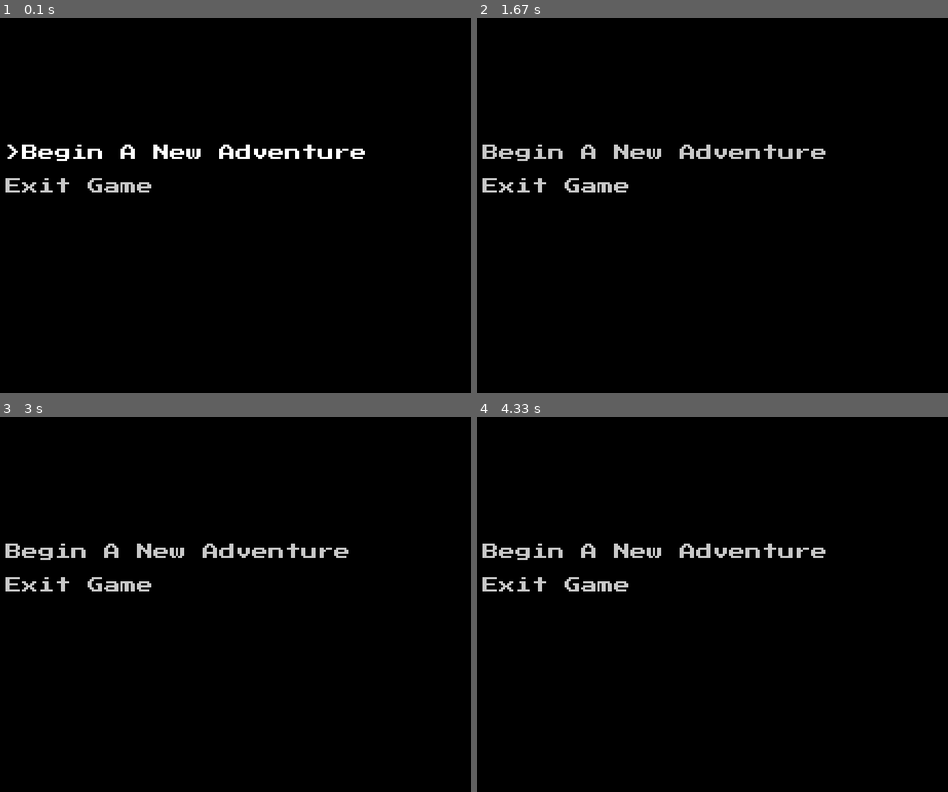
Above: before the commit, frames 1-4 (two rows, left to right).
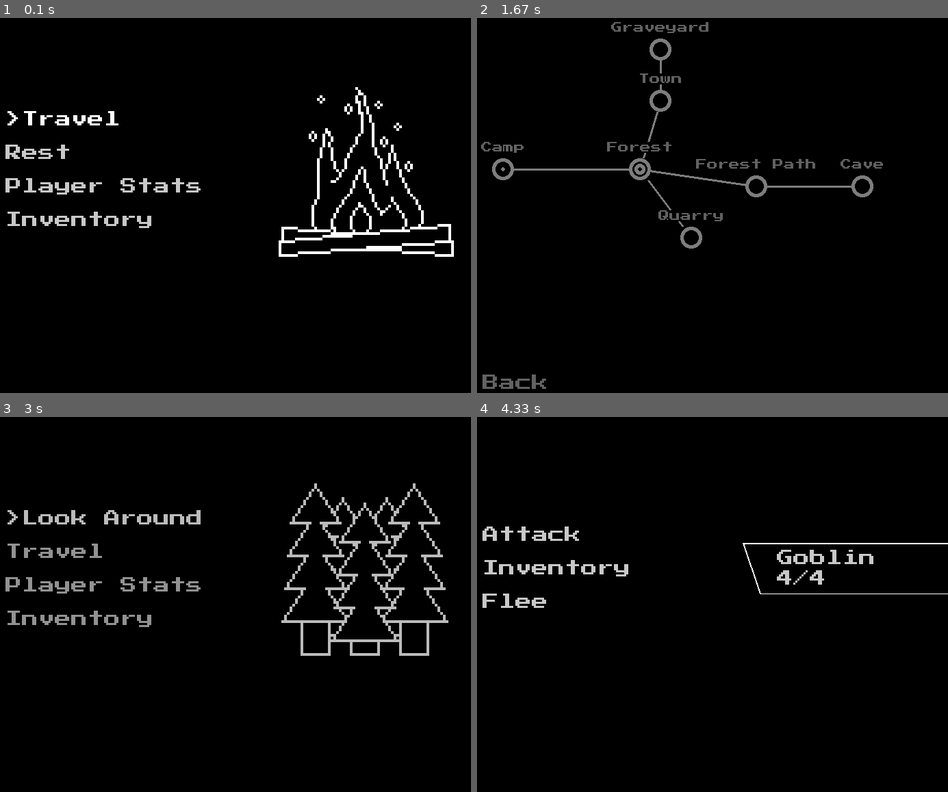
Above: after the commit, the same moments.

Repository: Cyborger/PygameTextRPG
Game: pygame game, started from launcher.py
The game is run twice, just before and just after one commit, with the same random seed, the same clock (stepped at 60 frames per second) and the same inputs.
Inputs (mouse positions are in pixels of both pictures, inside the frame that each line leads up to):
- Up to frame 1 (0.1 s): no input
- Up to frame 2 (1.67 s): press the mouse at (533, 119) at 0.37 s; move the mouse to (641, 85) at 0.47 s; release the mouse at (750, 55) at 0.6 s; type "ann" at 0.67 s; tap Enter at 1 s; click (641, 168) at 1.27 s
- Up to frame 3 (3 s): move the mouse to (56, 518) at 2.65 s; press the mouse at (56, 518) at 2.68 s; move the mouse to (103, 465) at 2.78 s; release the mouse at (outside the picture) at 2.92 s
- Up to frame 4 (4.33 s): hold Left from 4.1 s (still down); click (552, 615) at 4.18 s

The runs differ from the first frame. In frame 1, 4.6% of the frame differs, in the area x 1-97%, y 18-64%; in frame 2, 3.9%; in frame 3, 5.5%, in the area x 1-96%, y 17-64%; in frame 4, 3.1%.

Commit message:
Random number of enemies to spawn

Diff:
--- a/core/game.py
+++ b/core/game.py
@@ -23,7 +23,7 @@
         self.player.heldWeapon = self.player.inventory.getItems()[0]
 
     def start(self):
-        self.changeMenu("titleMenuState/titleMenu")
+        self.changeMenu("locationState/mainLocationMenu")
         self.loop()
 
     def loop(self):
--- a/core/location.py
+++ b/core/location.py
@@ -10,6 +10,7 @@
         self.image = "res/locationIcons/" + jsonData["Image"] + ".png"
         self.canRest = jsonData["CanRest"] if "CanRest" in jsonData else False
         self.canMine = jsonData["CanMine"] if "CanMine" in jsonData else False
+        self.boss = jsonData["Boss"] if "Boss" in jsonData else None
         self.enemies = jsonData["Enemies"] if "Enemies" in jsonData else None
 
     def locationIsAdjacent(self, location):
@@ -19,6 +20,22 @@
         return False
 
     def hasEnemies(self):
-        if self.enemies is None:
-            return False
-        return True
+        if self.enemies is not None or self.boss is not None:
+            return True
+        return False
+
+    def getEnemies(self):
+        enemies = []
+        if self.boss is not None:
+            enemies.append(self.boss)
+        else:
+            roll = random.randint(0, 5)
+            enemies.append(self.getRandomEnemy())
+            if roll < 3:
+                enemies.append(self.getRandomEnemy())
+            if roll == 0:
+                enemies.append(self.getRandomEnemy())
+        return enemies
+
+    def getRandomEnemy(self):
+        return random.choice(self.enemies)
--- a/json/enemies.json
+++ b/json/enemies.json
@@ -4,7 +4,7 @@
     "Health" : 4,
     "GoldDrop" : [0, 3],
     "DropChances" : {
-      "Sword" : 10
+      "Sword" : 20
     }
   },
   "Dragon" : {
@@ -12,7 +12,7 @@
     "Health" : 40,
     "GoldDrop" : [50, 100],
     "DropChances" : {
-      "Dragon Heart" : 2
+      "Dragon Heart" : 10
     }
   }
 }
--- a/json/locations.json
+++ b/json/locations.json
@@ -55,9 +55,7 @@
     "ConnectedLocations" : {
       "West" : "Forest Path"
     },
-    "Enemies" : [
-      "Dragon"
-    ]
+    "Boss" : "Dragon"
   },
   "Quarry" : {
     "Name" : "Quarry",
--- a/menus/attackChoiceMenu.py
+++ b/menus/attackChoiceMenu.py
@@ -33,7 +33,9 @@
         self.hoverAmount = 75
 
     def hover(self):
+        super().hover()
         self.rect.x = self.originalRect.x - self.hoverAmount
 
     def unhover(self):
+        super().unhover()
         self.rect.x = self.originalRect.x
--- a/menus/lootMenu.py
+++ b/menus/lootMenu.py
@@ -9,6 +9,7 @@
 
     def nowCurrentMenu(self):
         self.labels[:] = []
+        self.buttons[:] = []
         self.addLabels(Label("Gold Earned: %s" % self.getParent().goldDrop))
         self.addLabels(Label("Items Dropped: "))
         self.listElements(self.labels, 20, 350, align="center")
@@ -25,7 +26,6 @@
                 itemLabels.append(label)
 
         self.listElements(itemLabels, 40, itemListY)
-
         self.addButtons(LabelButton("Continue", self.nextMenu, x=20, y=600))
 
     def nextMenu(self):
--- a/states/battleState.py
+++ b/states/battleState.py
@@ -25,11 +25,9 @@
         self.currentEnemies[:] = []
         self.itemDrops[:] = []
         self.goldDrop = 0
-        for enemy in location.enemies:
+        for enemy in location.getEnemies():
             for enemyType in self.enemies:
                 if enemy == enemyType.name:
-                    self.currentEnemies.append(copy.deepcopy(enemyType))
-                    self.currentEnemies.append(copy.deepcopy(enemyType))
                     self.currentEnemies.append(copy.deepcopy(enemyType))
         self.getRoot().fadeMenuChange("battleState/battleMenu")
 
